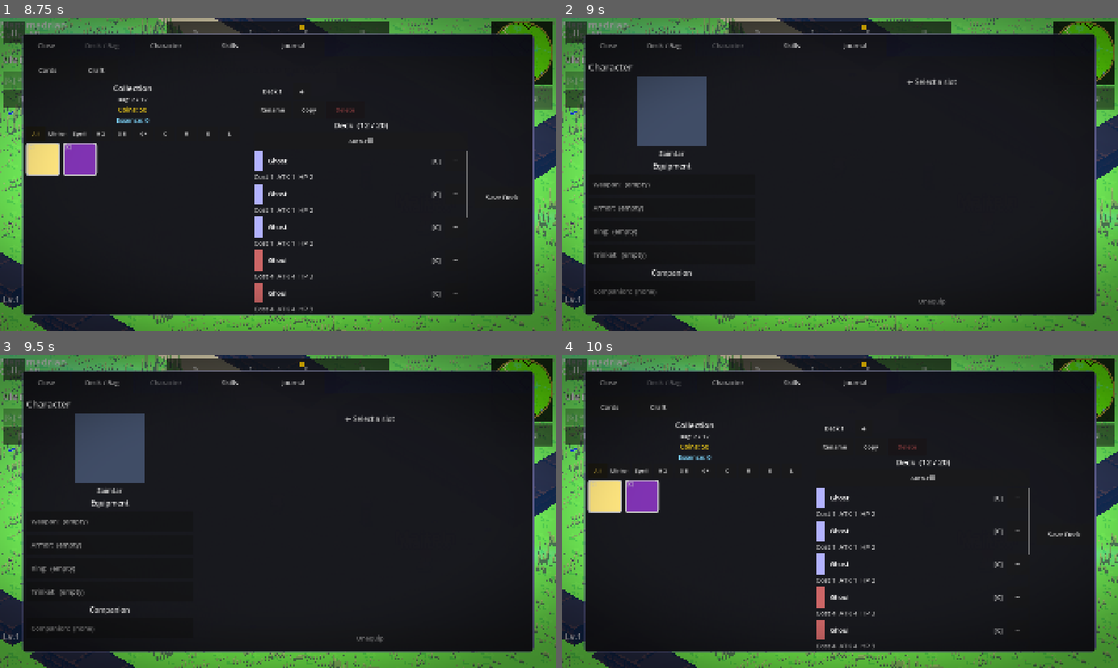
Above: before the commit, frames 1-4 (two rows, left to right).
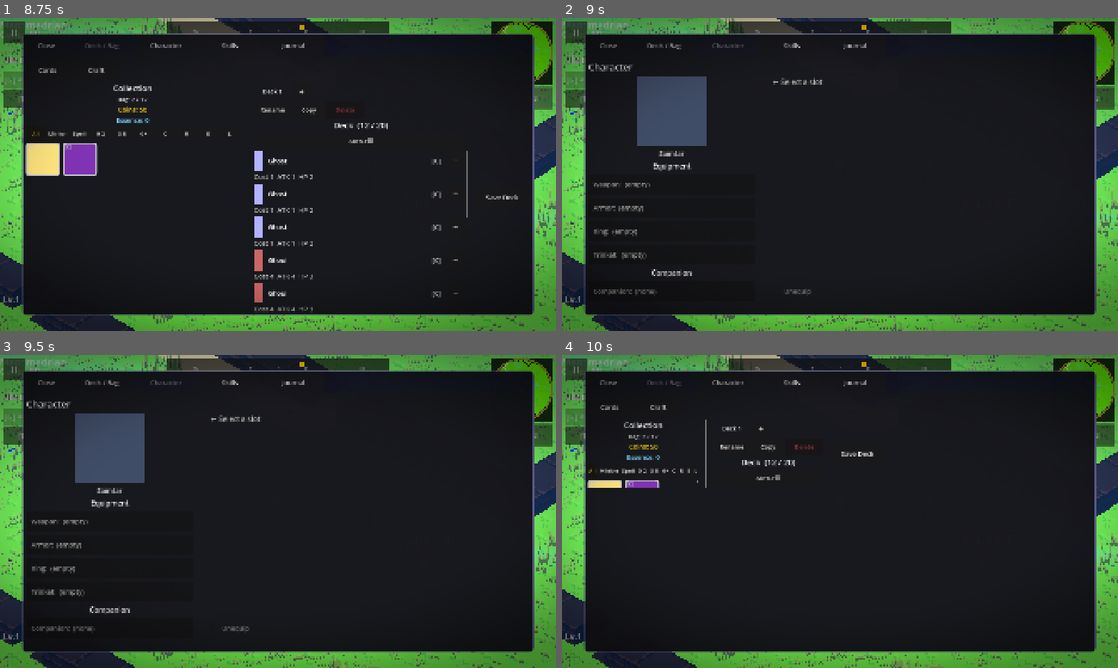
Above: after the commit, the same moments.

Repository: ChrisPauly97/pear-pudding-godot
Game: Godot game, scene res://scenes/ui/MenuScene.tscn
Same seed, same stepped clock (60 frames per second), same inputs: the game is played once before the commit and once after it. Sound files missing from this copy of the repository are replaced by a short silence.
Inputs (mouse positions are in pixels of both pictures, inside the frame that each line leads up to):
- Up to frame 1 (8.75 s): click "New Game" at 0.5 s; click "New Game" at 1.25 s; click "Head Start (debug): Lv 15, 50…" at 2 s; click "Head Start (debug): Lv 15, 50…" at 2.75 s; click "Venture Here" at 3.5 s; click "II" at 4.25 s; click "[G] Phase (3/4)" at 5 s; click "[D] Dig" at 5.75 s; click (522, 52) at 6.5 s; click "Got it" at 7.25 s; click "Menu" at 8 s
- Up to frame 2 (9 s): click "Character" at 8.75 s
- Up to frame 3 (9.5 s): no input
- Up to frame 4 (10 s): click "Deck / Bag" at 9.5 s

Frame 1 is identical in both runs. In frame 2, 0.3% of the frame differs, in the area x 38-71%, y 19-92%; in frame 3, 0.3%; in frame 4, 3.8%, in the area x 4-94%, y 20-94%.

Commit message:
Route the last hand-built margins, centred panels and name tags through factories
Five hub-mode scenes still built their MarginContainer inset by inset;
RunSummaryScene and BlacksmithScene re-derived BaseOverlay's centred panel
without extending it (UiUtil.make_centered_panel now serves both); and the
three world NPCs each configured the same floating Label3D name tag.

Co-Authored-By: Claude Opus 5 <noreply@anthropic.com>
Claude-Session: https://claude.ai/code/session_015GUqSNtighrVkpFf7i5ufz

Diff:
--- a/game_logic/SpriteRegistry.gd
+++ b/game_logic/SpriteRegistry.gd
@@ -238,6 +238,18 @@
 static func blight_heart_texture() -> Texture2D:
 	return _BLIGHT_HEART
 
+## The floating name tag every world NPC carries above its sprite.
+static func make_name_label(text: String, tint: Color) -> Label3D:
+	var lbl := Label3D.new()
+	lbl.text = text
+	lbl.font_size = 32
+	lbl.pixel_size = 0.025
+	lbl.billboard = BaseMaterial3D.BILLBOARD_ENABLED
+	lbl.no_depth_test = true
+	lbl.position = Vector3(0.0, 2.0, 0.0)
+	lbl.modulate = tint
+	return lbl
+
 ## Builds a world-entity billboard: the registry texture scaled to `world_height`
 ## when one exists, otherwise `fallback_tex` at the legacy generated-art size.
 ## Applies the billboard/alpha/filter settings every world sprite shares.
--- a/scenes/ui/BaseOverlay.gd
+++ b/scenes/ui/BaseOverlay.gd
@@ -34,12 +34,8 @@
 # StyleBoxFlat — most scenes use Godot's default panel style, so none is applied
 # here. Call _make_dark_glass_style() if the scene needs the dark bordered look.
 func _build_centered_panel(w: float, h: float) -> PanelContainer:
-	var panel := PanelContainer.new()
-	panel.custom_minimum_size = Vector2(w, h)
-	panel.size = Vector2(w, h)
-	panel.position = Vector2((_vw - w) * 0.5, (_vh - h) * 0.5)
+	var panel := _UiUtil.make_centered_panel(w, h, _vw, _vh, self)
 	panel.mouse_filter = MOUSE_FILTER_STOP
-	add_child(panel)
 	UiFx.pop_in(panel)
 	return panel
 
--- a/scenes/ui/BlacksmithScene.gd
+++ b/scenes/ui/BlacksmithScene.gd
@@ -32,11 +32,7 @@
 
 	var panel_w: float = minf(_vw * 0.90, _vh * 0.70)
 	var panel_h: float = _vh * 0.85
-	var outer := PanelContainer.new()
-	outer.custom_minimum_size = Vector2(panel_w, panel_h)
-	outer.size = Vector2(panel_w, panel_h)
-	outer.position = Vector2((_vw - panel_w) * 0.5, (_vh - panel_h) * 0.5)
-	add_child(outer)
+	var outer := _UiUtil.make_centered_panel(panel_w, panel_h, _vw, _vh, self)
 
 	var margin := _UiUtil.make_margin(int(_vw * 0.015), int(_ref * 0.015), int(_vw * 0.015), int(_ref * 0.015), outer)
 
--- a/scenes/ui/CharacterScene.gd
+++ b/scenes/ui/CharacterScene.gd
@@ -38,14 +38,9 @@
 	var is_portrait: bool = _vw < _vh
 	var root_vbox: VBoxContainer
 	if hub_mode:
-		var margin := MarginContainer.new()
+		var m: int = int(_ref * 0.012)
+		var margin := _UiUtil.make_margin(m, m, m, m, self)
 		margin.set_anchors_preset(Control.PRESET_FULL_RECT)
-		var m: int = int(_ref * 0.012)
-		margin.add_theme_constant_override("margin_left", m)
-		margin.add_theme_constant_override("margin_right", m)
-		margin.add_theme_constant_override("margin_top", m)
-		margin.add_theme_constant_override("margin_bottom", m)
-		add_child(margin)
 		root_vbox = _UiUtil.make_vbox(int(_ref * 0.012), margin)
 	else:
 		_build_backdrop(0.78)
--- a/scenes/ui/InventoryScene.gd
+++ b/scenes/ui/InventoryScene.gd
@@ -58,14 +58,9 @@
 	var is_portrait: bool = _vw < _vh
 	var wrapper: VBoxContainer
 	if hub_mode:
-		var margin := MarginContainer.new()
+		var m: int = int(_ref * 0.010)
+		var margin := _UiUtil.make_margin(m, m, m, m, self)
 		margin.set_anchors_preset(Control.PRESET_FULL_RECT)
-		var m: int = int(_ref * 0.010)
-		margin.add_theme_constant_override("margin_left", m)
-		margin.add_theme_constant_override("margin_right", m)
-		margin.add_theme_constant_override("margin_top", m)
-		margin.add_theme_constant_override("margin_bottom", m)
-		add_child(margin)
 		wrapper = _UiUtil.make_vbox(int(_ref * 0.008), margin)
 	else:
 		_build_backdrop(0.78)
--- a/scenes/ui/JournalScene.gd
+++ b/scenes/ui/JournalScene.gd
@@ -29,14 +29,9 @@
 	var is_portrait: bool = _vw < _vh
 	var root_vbox: VBoxContainer
 	if hub_mode:
-		var margin := MarginContainer.new()
+		var m: int = int(_ref * 0.015)
+		var margin := _UiUtil.make_margin(m, m, m, m, self)
 		margin.set_anchors_preset(Control.PRESET_FULL_RECT)
-		var m: int = int(_ref * 0.015)
-		margin.add_theme_constant_override("margin_left", m)
-		margin.add_theme_constant_override("margin_right", m)
-		margin.add_theme_constant_override("margin_top", m)
-		margin.add_theme_constant_override("margin_bottom", m)
-		add_child(margin)
 		root_vbox = _UiUtil.make_vbox(int(_ref * 0.01), margin)
 	else:
 		_build_backdrop(0.78)
--- a/scenes/ui/RunSummaryScene.gd
+++ b/scenes/ui/RunSummaryScene.gd
@@ -42,11 +42,7 @@
 	var panel_w: float = minf(_vw * 0.88, _vh * 0.70)
 	var panel_h: float = _vh * 0.85
 
-	var outer := PanelContainer.new()
-	outer.custom_minimum_size = Vector2(panel_w, panel_h)
-	outer.size = Vector2(panel_w, panel_h)
-	outer.position = Vector2((_vw - panel_w) * 0.5, (_vh - panel_h) * 0.5)
-	add_child(outer)
+	var outer := _UiUtil.make_centered_panel(panel_w, panel_h, _vw, _vh, self)
 
 	var margin := _UiUtil.make_margin(int(_vw * 0.025), int(_ref * 0.025), int(_vw * 0.025), int(_ref * 0.025), outer)
 
@@ -114,11 +110,7 @@
 	var panel_w: float = minf(_vw * 0.88, _vh * 0.72)
 	var panel_h: float = _vh * 0.88
 
-	var outer := PanelContainer.new()
-	outer.custom_minimum_size = Vector2(panel_w, panel_h)
-	outer.size = Vector2(panel_w, panel_h)
-	outer.position = Vector2((_vw - panel_w) * 0.5, (_vh - panel_h) * 0.5)
-	add_child(outer)
+	var outer := _UiUtil.make_centered_panel(panel_w, panel_h, _vw, _vh, self)
 
 	var margin := _UiUtil.make_margin(int(_vw * 0.025), int(_ref * 0.025), int(_vw * 0.025), int(_ref * 0.025), outer)
 
@@ -199,11 +191,7 @@
 	var panel_w: float = minf(_vw * 0.88, _vh * 0.72)
 	var panel_h: float = _vh * 0.80
 
-	var outer := PanelContainer.new()
-	outer.custom_minimum_size = Vector2(panel_w, panel_h)
-	outer.size = Vector2(panel_w, panel_h)
-	outer.position = Vector2((_vw - panel_w) * 0.5, (_vh - panel_h) * 0.5)
-	add_child(outer)
+	var outer := _UiUtil.make_centered_panel(panel_w, panel_h, _vw, _vh, self)
 
 	var margin := _UiUtil.make_margin(int(_vw * 0.025), int(_ref * 0.025), int(_vw * 0.025), int(_ref * 0.025), outer)
 
--- a/scenes/ui/SkillTreeScene.gd
+++ b/scenes/ui/SkillTreeScene.gd
@@ -32,14 +32,9 @@
 func _build_magic_choice() -> void:
 	var vbox: VBoxContainer
 	if hub_mode:
-		var margin := MarginContainer.new()
+		var m: int = int(_ref * 0.04)
+		var margin := _UiUtil.make_margin(m, m, m, m, self)
 		margin.set_anchors_preset(Control.PRESET_FULL_RECT)
-		var m: int = int(_ref * 0.04)
-		margin.add_theme_constant_override("margin_left", m)
-		margin.add_theme_constant_override("margin_right", m)
-		margin.add_theme_constant_override("margin_top", m)
-		margin.add_theme_constant_override("margin_bottom", m)
-		add_child(margin)
 		vbox = _UiUtil.make_vbox(int(_ref * 0.025), margin)
 		vbox.alignment = BoxContainer.ALIGNMENT_CENTER
 	else:
@@ -143,14 +138,9 @@
 func _build_ui() -> void:
 	var root_vbox: VBoxContainer
 	if hub_mode:
-		var margin := MarginContainer.new()
+		var m: int = int(_ref * 0.030)
+		var margin := _UiUtil.make_margin(m, m, m, m, self)
 		margin.set_anchors_preset(Control.PRESET_FULL_RECT)
-		var m: int = int(_ref * 0.030)
-		margin.add_theme_constant_override("margin_left", m)
-		margin.add_theme_constant_override("margin_right", m)
-		margin.add_theme_constant_override("margin_top", m)
-		margin.add_theme_constant_override("margin_bottom", m)
-		add_child(margin)
 		root_vbox = _UiUtil.make_vbox(int(_ref * 0.010), margin)
 	else:
 		_build_backdrop(0.78)
--- a/scenes/ui/UiUtil.gd
+++ b/scenes/ui/UiUtil.gd
@@ -146,6 +146,17 @@
 	if parent != null:
 		parent.add_child(box)
 
+## Panel of exactly `w` x `h`, centred in a `vw` x `vh` viewport.
+static func make_centered_panel(w: float, h: float, vw: float, vh: float,
+		parent: Node = null) -> PanelContainer:
+	var panel := PanelContainer.new()
+	panel.custom_minimum_size = Vector2(w, h)
+	panel.size = Vector2(w, h)
+	panel.position = Vector2((vw - w) * 0.5, (vh - h) * 0.5)
+	if parent != null:
+		parent.add_child(panel)
+	return panel
+
 ## MarginContainer with all four insets set — the only way the game uses one.
 static func make_margin(left: int, top: int, right: int, bottom: int,
 		parent: Node = null) -> MarginContainer:
--- a/scenes/world/entities/MaitelnFollower.gd
+++ b/scenes/world/entities/MaitelnFollower.gd
@@ -88,15 +88,7 @@
 		_static_sprite.texture_filter = BaseMaterial3D.TEXTURE_FILTER_NEAREST
 		add_child(_static_sprite)
 
-	var lbl := Label3D.new()
-	lbl.text = "Maiteln"
-	lbl.font_size = 32
-	lbl.pixel_size = 0.025
-	lbl.billboard = BaseMaterial3D.BILLBOARD_ENABLED
-	lbl.no_depth_test = true
-	lbl.position = Vector3(0.0, 2.0, 0.0)
-	lbl.modulate = Color(0.75, 0.85, 1.0)
-	add_child(lbl)
+	add_child(_SpriteRegistry.make_name_label("Maiteln", Color(0.75, 0.85, 1.0)))
 
 ## Builds an idle/walk AnimatedSprite3D from one idle frame + 4 walk frames,
 ## mirroring AvatarSprite.build()'s pattern (BID-051: Maiteln is the only
--- a/scenes/world/entities/MerchantNPC.gd
+++ b/scenes/world/entities/MerchantNPC.gd
@@ -18,15 +18,7 @@
 	_is_traveling = bool(data.get("is_traveling", false))
 
 func _add_name_label() -> void:
-	var lbl := Label3D.new()
-	lbl.text = "Traveling Merchant" if _is_traveling else "Merchant"
-	lbl.font_size = 32
-	lbl.pixel_size = 0.025
-	lbl.billboard = BaseMaterial3D.BILLBOARD_ENABLED
-	lbl.no_depth_test = true
-	lbl.position = Vector3(0.0, 2.0, 0.0)
-	lbl.modulate = Color(0.85, 0.6, 1.0) if _is_traveling else Color(1.0, 0.85, 0.1)
-	add_child(lbl)
+	add_child(_SpriteRegistry.make_name_label("Traveling Merchant" if _is_traveling else "Merchant", Color(0.85, 0.6, 1.0) if _is_traveling else Color(1.0, 0.85, 0.1)))
 
 func get_dialogue() -> String:
 	if _is_traveling:
--- a/scenes/world/entities/TownspersonNPC.gd
+++ b/scenes/world/entities/TownspersonNPC.gd
@@ -25,15 +25,7 @@
 
 func _add_name_label() -> void:
 	var npc_name: String = _extract_name()
-	var lbl := Label3D.new()
-	lbl.text = npc_name
-	lbl.font_size = 32
-	lbl.pixel_size = 0.025
-	lbl.billboard = BaseMaterial3D.BILLBOARD_ENABLED
-	lbl.no_depth_test = true
-	lbl.position = Vector3(0.0, 2.0, 0.0)
-	lbl.modulate = Color.YELLOW
-	add_child(lbl)
+	add_child(_SpriteRegistry.make_name_label(npc_name, Color.YELLOW))
 
 func _extract_name() -> String:
 	var dlg: String = str(npc_data.get("dialogue", ""))
